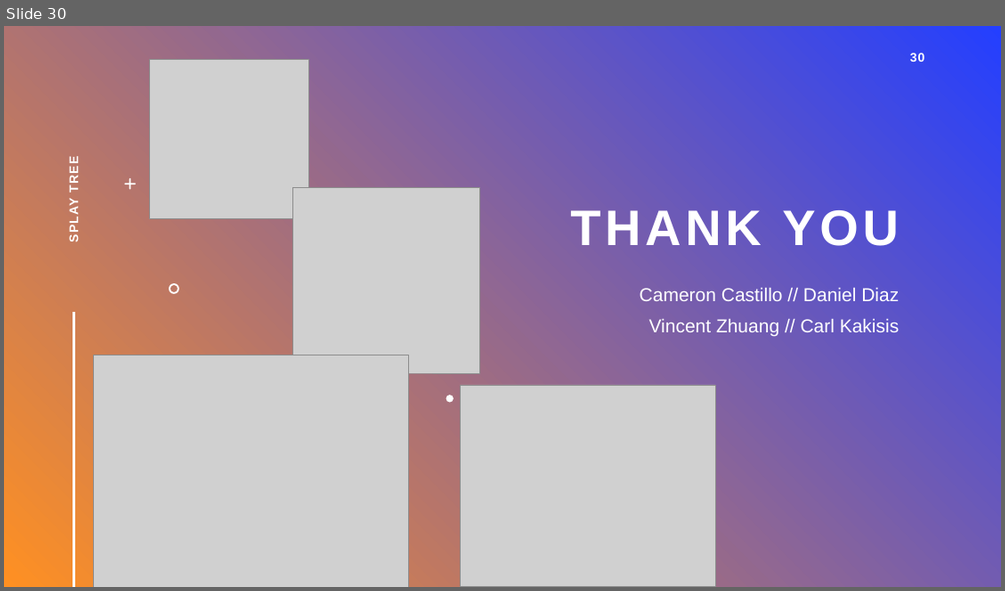
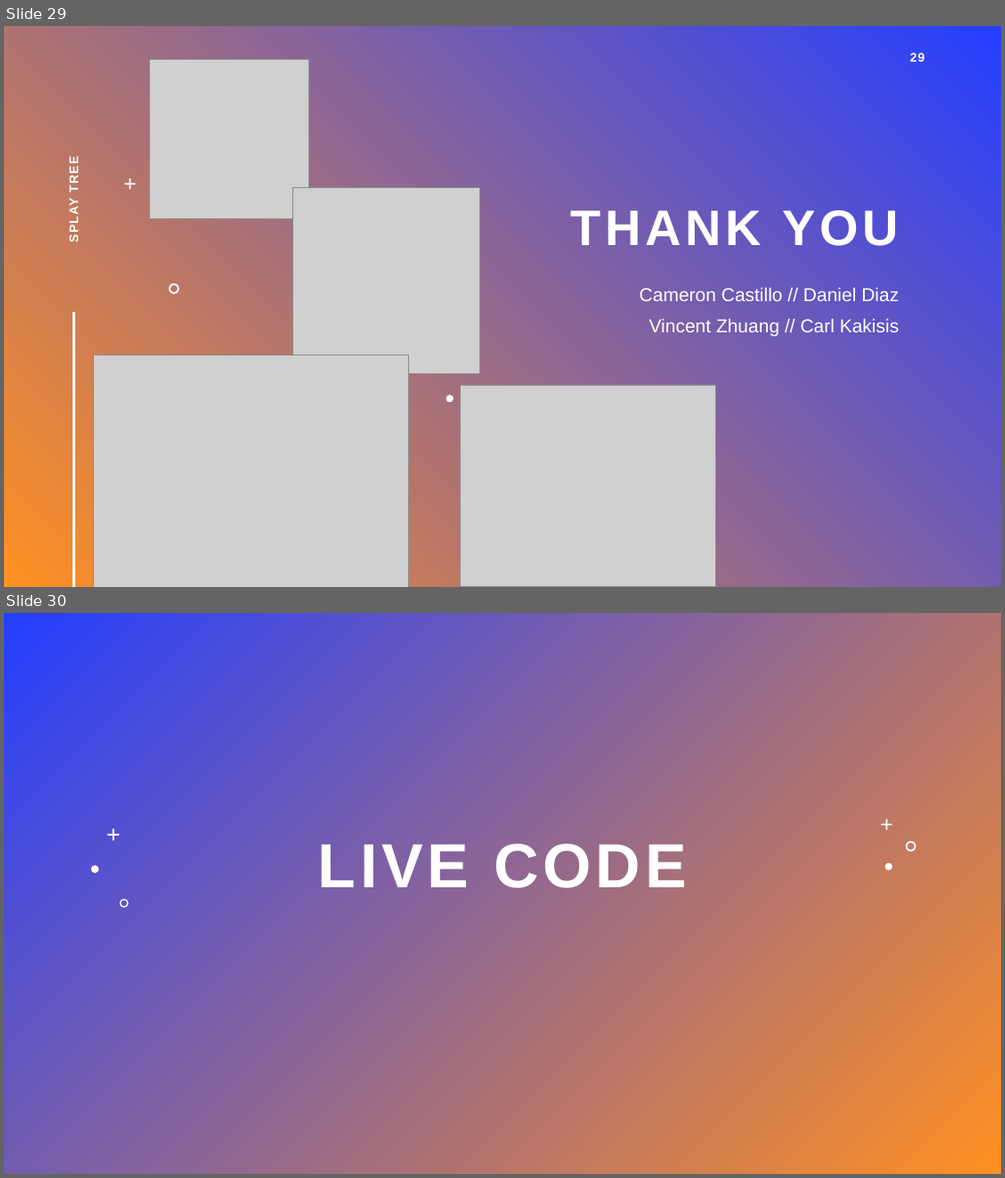
Before and after one commit to danielediazp/Splay-tree, a slide deck: Splay_Tree.pptx. Shown one above the other, each under a label of ours: slide 30 before the commit, slides 29 and 30 after it. The pictures are 1005x591 and 1005x1178 pixels, drawn with LibreOffice and Linux fonts; fonts in the diff are those of the drawing; grey boxes stand for pictures. Boxes give left, top, right and bottom in pixels: in the first picture for what was removed or moved away, otherwise in the second. Text is boxed around its words. In the diff, an @@ line names an element or a change of style, - is before the commit and + after.

```diff
--- a/Splay_Tree.pptx
+++ b/Splay_Tree.pptx
@@ slide 30 added at (4, 613, 1001, 1174), background gradient #243FFF to #FF9022 @@
@@ freeform shape added at (882, 819, 892, 830), fill #FFFFFF @@
@@ freeform shape added at (107, 828, 120, 841), fill #FFFFFF @@
@@ title added at (318, 844, 687, 888), 60 pt, text #FFFFFF, bold @@
+LIVE CODE
@@ freeform shape added at (906, 841, 916, 852), fill #FFFFFF @@
@@ freeform shape added at (90, 865, 98, 873), fill #FFFFFF @@
@@ freeform shape added at (885, 863, 892, 870), fill #FFFFFF @@
@@ freeform shape added at (120, 899, 129, 908), fill #FFFFFF @@
@@ what was slide 30 is now slide 29 @@
@@ page number at (910, 53, 925, 62): text changed @@
-30
+29
```
Also in this commit, not shown: 1 other slide added, 1 slide removed.
